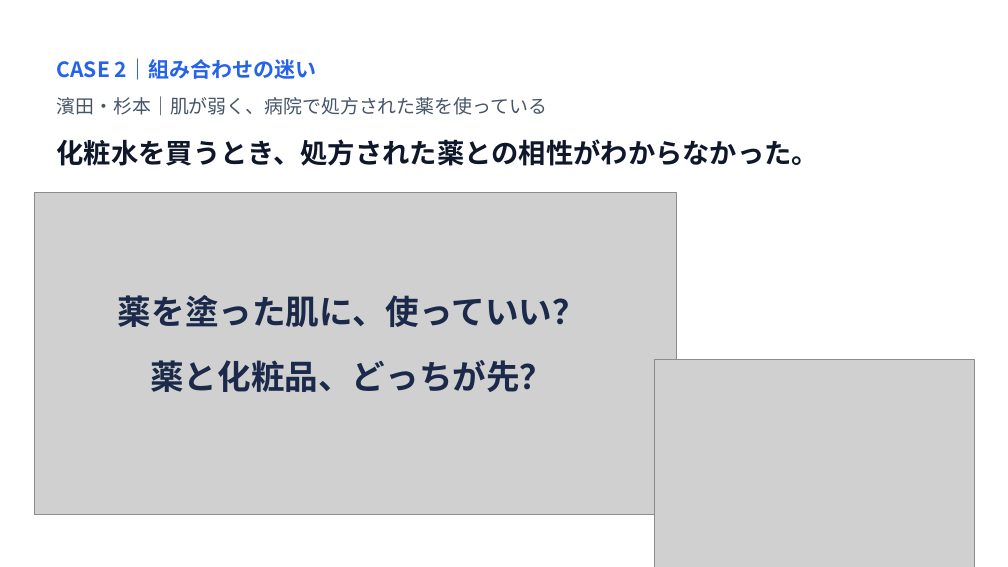
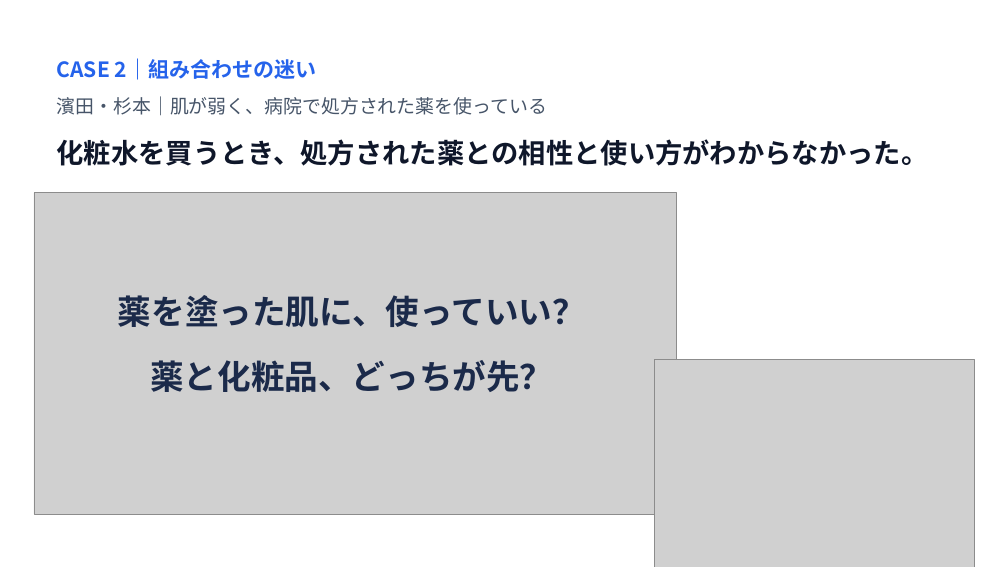
Before and after one commit to John-Frusciante/overlai, a slide deck: slide 3 of docs/ピッチ/Overlai_本選ピッチ.pptx. Drawn at 1008x567 pixels with LibreOffice and Linux fonts; fonts in the diff are those of the drawing; grey boxes stand for pictures. Boxes give left, top, right and bottom in pixels: in the first picture for what was removed or moved away, otherwise in the second. Text is boxed around its words. In the diff, an @@ line names an element or a change of style, - is before the commit and + after.

```diff
--- a/docs/ピッチ/Overlai_本選ピッチ.pptx
+++ b/docs/ピッチ/Overlai_本選ピッチ.pptx
@@ text at box(57, 139, 929, 166): text changed @@
-化粧水を買うとき、処方された薬との相性がわからなかった。
+化粧水を買うとき、処方された薬との相性と使い方がわからなかった。
```
Also in this commit, not shown: 2 other files.
